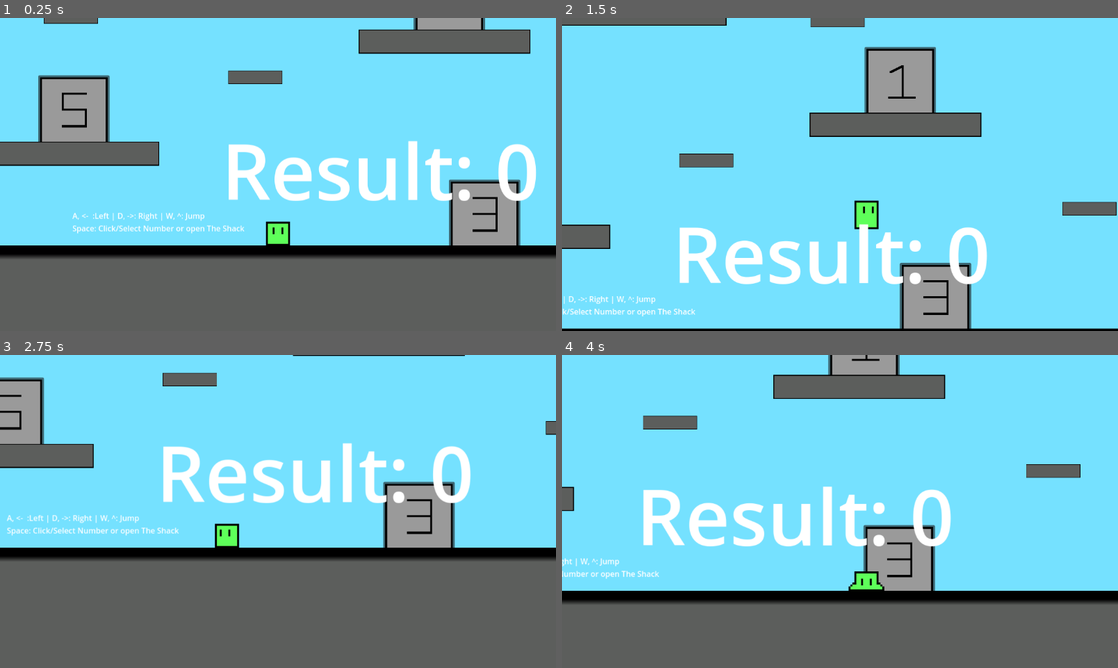
Above: before the commit, frames 1-4 (two rows, left to right).
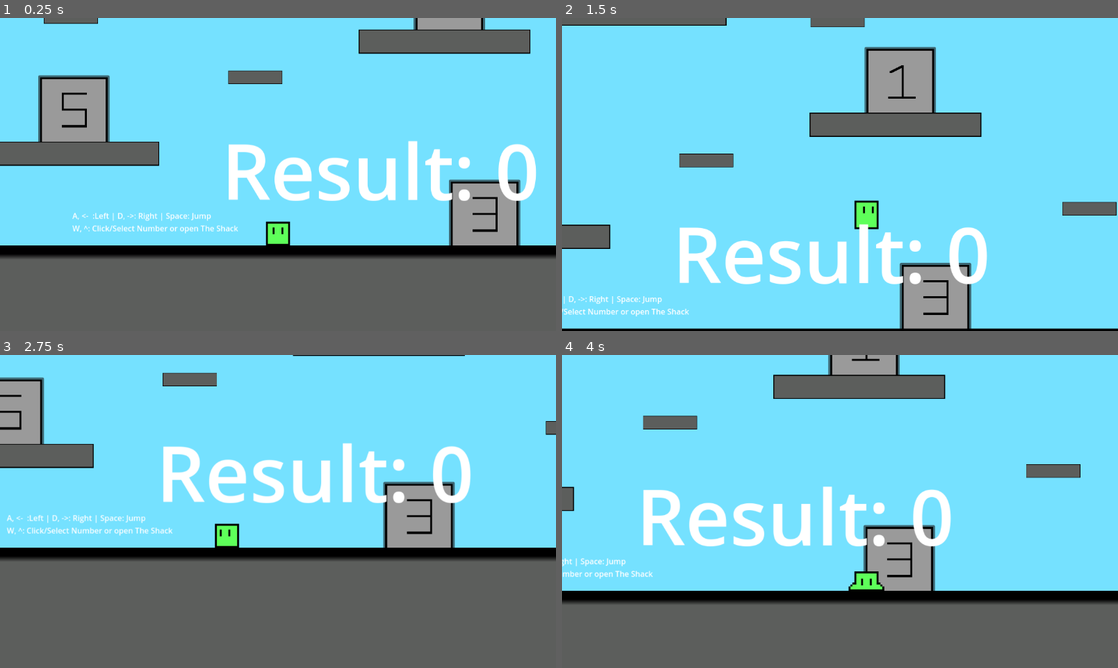
Above: after the commit, the same moments.

Repository: ShadowArcher289/the-numbers-slime
Game: Godot game, scene res://scenes/game.tscn
The game is run twice, just before and just after one commit, with the same random seed, the same clock (stepped at 60 frames per second) and the same inputs. The engine's default icon, where the game draws it, is replaced by a stand-in: a white triangle on a blue panel in a dark square.
Inputs:
- Up to frame 1 (0.25 s): no input
- Up to frame 2 (1.5 s): tap Enter (enter) at 0.5 s; hold Enter (enter) 0.53-1.28 s; hold D (move_right) from 0.53 s (still down); tap Space (jump) at 0.77 s; tap W (select) at 1.35 s
- Up to frame 3 (2.75 s): tap Space (jump) at 1.52 s; release D (move_right) at 2.03 s; hold A (move_left) from 2.03 s (still down); hold Shift (sprint) from 2.03 s (still down)
- Up to frame 4 (4 s): release A (move_left) at 2.78 s; release Shift (sprint) at 2.78 s; hold D (move_right) from 2.78 s (still down); tap Enter (enter) at 2.85 s; tap Space (jump) at 3.02, 3.77 s; hold W (select) from 3.53 s (still down)

The runs differ from the first frame. In frame 1, 0.5% of the frame differs, in the area x 13-44%, y 62-69%; in frame 2, 0.4%; in frame 3, 0.5%, in the area x 1-33%, y 51-58%; in frame 4, 0.3%.

Commit message:
edited the controls label to be correct

Diff:
--- a/scenes/game.tscn
+++ b/scenes/game.tscn
@@ -269,5 +269,5 @@
 offset_top = 520.0
 offset_right = 369.0
 offset_bottom = 577.0
-text = "A, <-  :Left | D, ->: Right | W, ^: Jump
-Space: Click/Select Number or open The Shack"
+text = "A, <-  :Left | D, ->: Right | Space: Jump
+W, ^: Click/Select Number or open The Shack"
